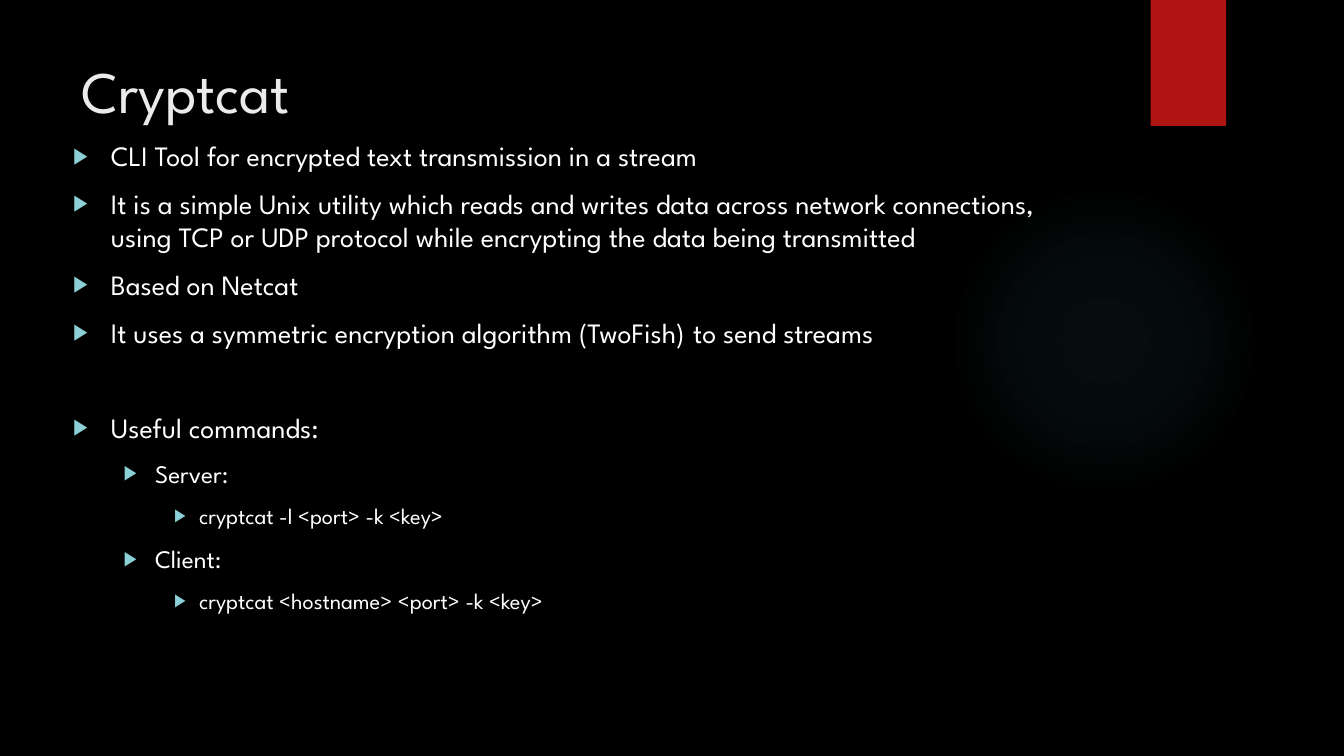
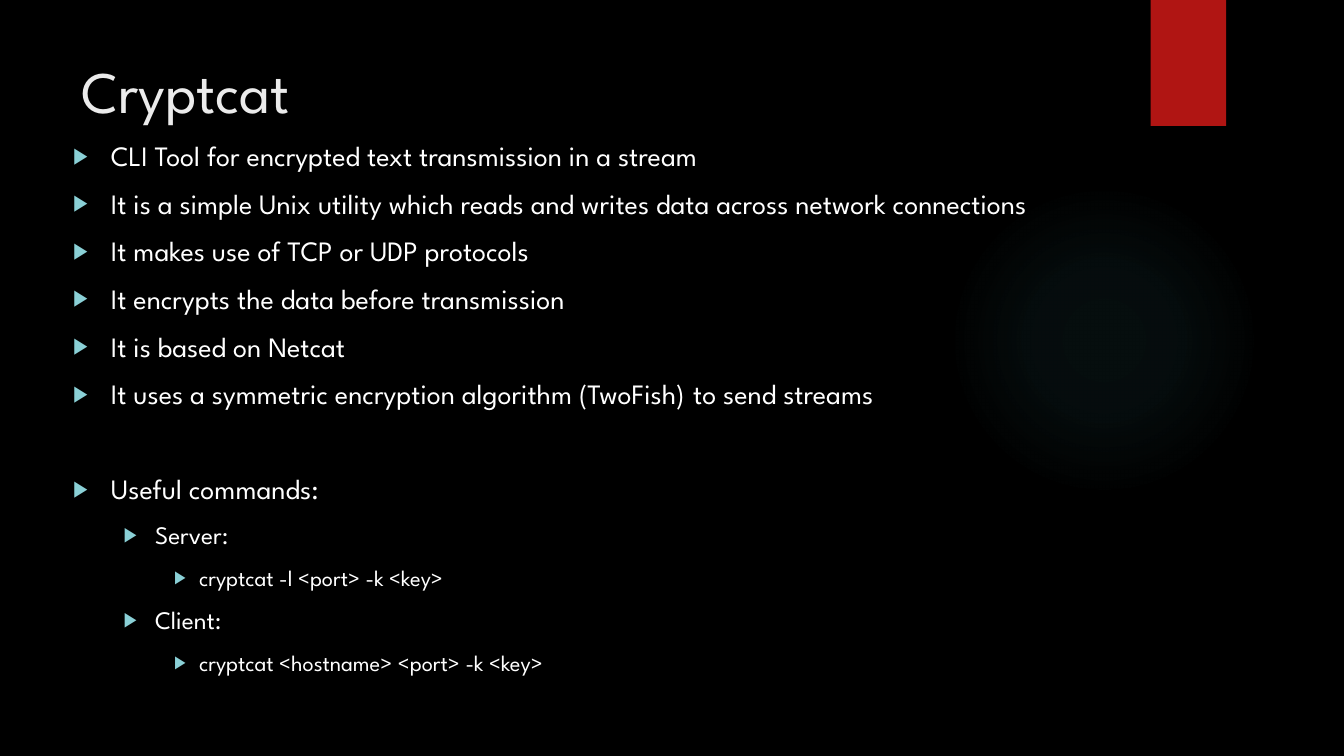
Before and after one commit to DeMaCS-UNICAL/NetworkSecurity, a slide deck: slide 7 of esercitazioni/Laboratory_22-23/Session_2/Lab_02_Slides.pptx. Drawn at 1344x756 pixels with LibreOffice and Linux fonts; fonts in the diff are those of the drawing; background and template pictures are left out. Boxes give left, top, right and bottom in pixels: in the first picture for what was removed or moved away, otherwise in the second. Text is boxed around its words. In the diff, an @@ line names an element or a change of style, - is before the commit and + after.

Commit message:
updated slide lab 2

```diff
--- a/esercitazioni/Laboratory_22-23/Session_2/Lab_02_Slides.pptx
+++ b/esercitazioni/Laboratory_22-23/Session_2/Lab_02_Slides.pptx
@@ text at (111,194,1027,358): text changed @@
-▶ It is a simple Unix utility which reads and writes data across network connections, using TCP or UDP protocol while encrypting the data being transmitted
-▶ Based on Netcat
+▶ It is a simple Unix utility which reads and writes data across network connections
+▶ It makes use of TCP or UDP protocols
+▶ It encrypts the data before transmission
+▶ It is based on Netcat
```
Also in this commit, not shown: 7 other slides changed, 2 slides removed, 1 other file.
